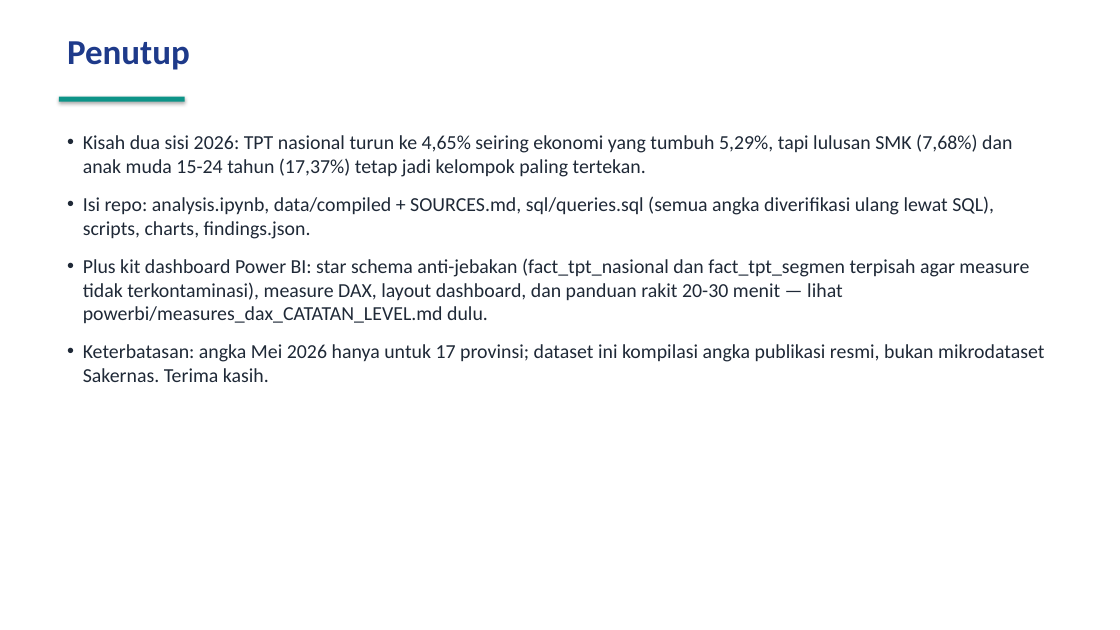
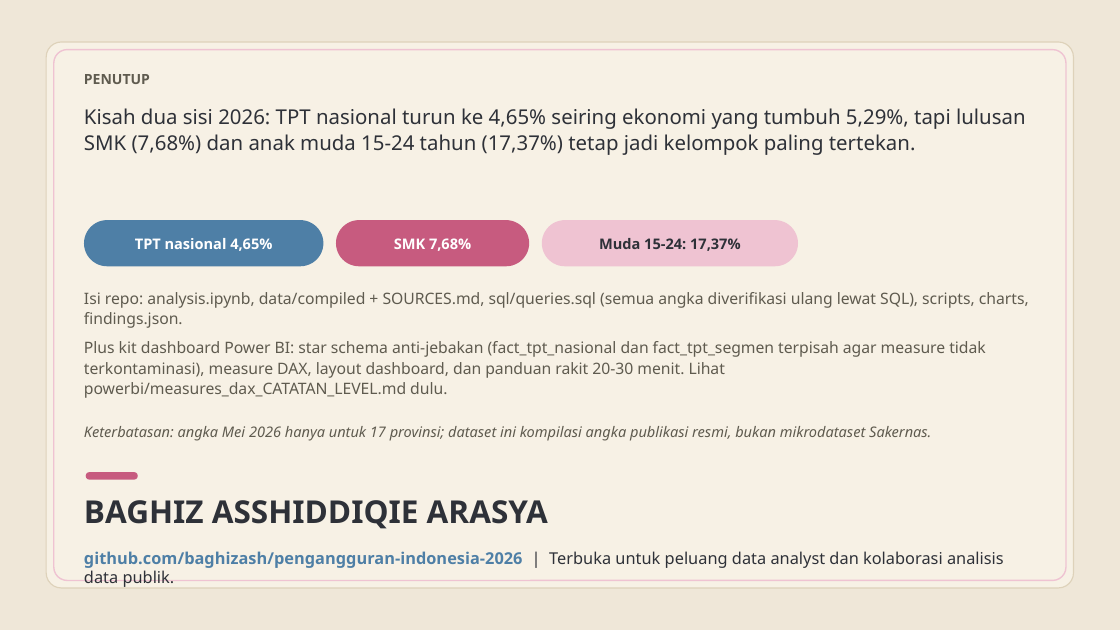
Before and after one commit to baghizash/pengangguran-indonesia-2026, a slide deck: slide 10 of Portofolio-Analisis-Pengangguran-2026.pptx. Drawn at 1120x630 pixels with LibreOffice and Linux fonts; fonts in the diff are those of the drawing. Boxes give left, top, right and bottom in pixels: in the first picture for what was removed or moved away, otherwise in the second. Text is boxed around its words. In the diff, an @@ line names an element or a change of style, - is before the commit and + after.

```diff
--- a/Portofolio-Analisis-Pengangguran-2026.pptx
+++ b/Portofolio-Analisis-Pengangguran-2026.pptx
@@ background #FFFFFF to #EFE7D8 @@
@@ rounded rectangle added at <box>46,42,1074,588</box>, fill #F7F1E5, outline #DED2BA 1 pt @@
@@ rounded rectangle added at <box>54,50,1066,581</box>, outline #EFC3D2 1.2 pt @@
@@ text at <box>84,74,150,84</box>: text changed; size 30 to 12 pt; font Calibri to Noto Sans; text colour #1E3A8A to #5F5B4F @@
-Penutup
+PENUTUP
@@ rectangle removed at <box>59,97,185,102</box> @@
@@ text added at <box>84,108,1026,155</box>, 17.5 pt, text #2E3138 @@
+Kisah dua sisi 2026: TPT nasional turun ke 4,65% seiring ekonomi yang tumbuh 5,29%, tapi lulusan SMK (7,68%) dan anak muda 15-24 tahun (17,37%) tetap jadi kelompok paling tertekan.
@@ text at <box>83,134,1012,177</box>: paragraph removed @@
-• Kisah dua sisi 2026: TPT nasional turun ke 4,65% seiring ekonomi yang tumbuh 5,29%, tapi lulusan SMK (7,68%) dan anak muda 15-24 tahun (17,37%) tetap jadi kelompok paling tertekan.
@@ rounded rectangle added at <box>84,220,323,266</box>, fill #4E7FA6 @@
@@ text added at <box>135,238,272,251</box>, 12.5 pt, text #FFFFFF, bold @@
+TPT nasional 4,65%
@@ rounded rectangle added at <box>336,220,529,266</box>, fill #C75B7F @@
@@ text added at <box>394,238,471,251</box>, 12.5 pt, text #FFFFFF, bold @@
+SMK 7,68%
@@ rounded rectangle added at <box>542,220,798,266</box>, fill #EFC3D2 @@
@@ text added at <box>599,238,741,251</box>, 12.5 pt, text #2E3138, bold @@
+Muda 15-24: 17,37%
@@ text at <box>84,292,1029,328</box>: size 17 to 13.5 pt, font Calibri to Noto Sans, text colour #1F2937 to #5F5B4F in "Isi repo: analysis.ipynb, data/compiled + SOURCES.md, sql/qu ..."; bullet • to none; line spacing 1 to 1.07; less space between paragraphs @@
@@ text "Isi repo: analysis.ipynb, data/compiled + ...": place and size @@
-text "Isi repo: analysis.ipynb, data/compiled + ..." at <box>83,134,1044,382</box>
+text "Isi repo: analysis.ipynb, data/compiled + ..." at <box>84,292,1029,398</box>
@@ text at <box>84,341,986,398</box>: text changed; size 17 to 13.5 pt; font Calibri to Noto Sans; text colour #1F2937 to #5F5B4F @@
-• Plus kit dashboard Power BI: star schema anti-jebakan (fact_tpt_nasional dan fact_tpt_segmen terpisah agar measure tidak terkontaminasi), measure DAX, layout dashboard, dan panduan rakit 20-30 menit — lihat powerbi/measures_dax_CATATAN_LEVEL.md dulu.
-• Keterbatasan: angka Mei 2026 hanya untuk 17 provinsi; dataset ini kompilasi angka publikasi resmi, bukan mikrodataset Sakernas. Terima kasih.
+Plus kit dashboard Power BI: star schema anti-jebakan (fact_tpt_nasional dan fact_tpt_segmen terpisah agar measure tidak terkontaminasi), measure DAX, layout dashboard, dan panduan rakit 20-30 menit. Lihat powerbi/measures_dax_CATATAN_LEVEL.md dulu.
@@ text added at <box>84,426,931,441</box>, 12.5 pt, text #5F5B4F, italic @@
+Keterbatasan: angka Mei 2026 hanya untuk 17 provinsi; dataset ini kompilasi angka publikasi resmi, bukan mikrodataset Sakernas.
@@ rounded rectangle added at <box>86,472,138,480</box>, fill #C75B7F @@
@@ text added at <box>84,500,548,529</box>, 27 pt, text #2E3138, bold @@
+BAGHIZ ASSHIDDIQIE ARASYA
@@ text added at <box>84,551,1004,587</box>, 14 pt, text #2E3138 @@
+github.com/baghizash/pengangguran-indonesia-2026 | Terbuka untuk peluang data analyst dan kolaborasi analisis data publik.
```
Also in this commit, not shown: 9 other slides changed.
